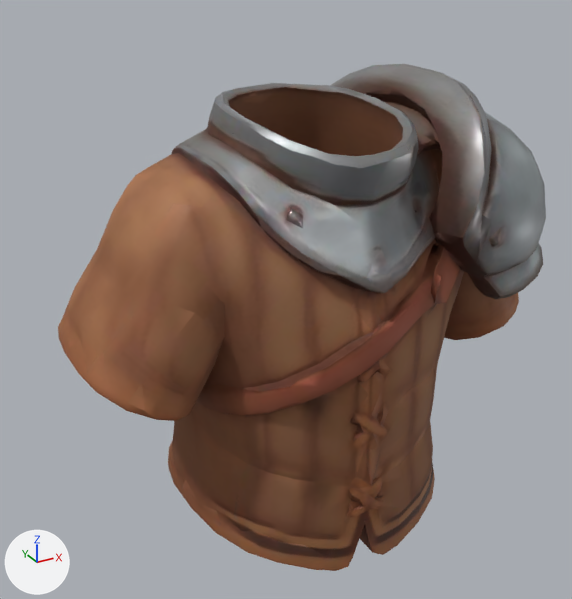
The glTF model assets/models/character/outfits/Female_Sword1_Body.gltf as it was, and as the next commit left it.
Rendered twice from a camera (50 mm lens) standing at (-0.431, -0.733, 1.639) and looking at (-0.018, 0.018, 1.264). Lighting does not change. The marker at lower left points along +X, +Y and +Z. The older version comes first. Vertices at exactly the same position are counted once.

The older version as bpy lines, for what is in view:
```python
mat_material_0 = bpy.data.materials.new('Material_0')
mat_material_0.use_nodes = True; mat_material_0.node_tree.nodes.clear()
_N = mat_material_0.node_tree.nodes; _L = mat_material_0.node_tree.links
n0 = _N.new('ShaderNodeBsdfPrincipled'); n0.name = 'Principled BSDF'
n1 = _N.new('ShaderNodeOutputMaterial'); n1.name = 'Material Output'
n2 = _N.new('ShaderNodeTexImage'); n2.name = 'Image Texture'
n2.image = img_female_sword1_body_diffuse
n3 = _N.new('ShaderNodeSeparateColor'); n3.name = 'Separate Color'
n4 = _N.new('ShaderNodeTexImage'); n4.name = 'Image Texture.001'
n4.image = img_female_sword1_body_orm
n5 = _N.new('ShaderNodeNormalMap'); n5.name = 'Normal Map'
n5.uv_map = 'UVMap'
n6 = _N.new('ShaderNodeTexImage'); n6.name = 'Image Texture.002'
n6.image = img_female_sword1_body_normal
_L.new(n0.outputs[0], n1.inputs[0])  # 'BSDF' to 'Surface'
_L.new(n2.outputs[0], n0.inputs[0])  # 'Color' to 'Base Color'
_L.new(n3.outputs[2], n0.inputs[1])  # 'Blue' to 'Metallic'
_L.new(n3.outputs[1], n0.inputs[2])  # 'Green' to 'Roughness'
_L.new(n4.outputs[0], n3.inputs[0])  # 'Color' to 'Color'
_L.new(n5.outputs[0], n0.inputs[5])  # 'Normal' to 'Normal'
_L.new(n6.outputs[0], n5.inputs[1])  # 'Color' to 'Color'
me_mesh_0 = bpy.data.meshes.new('Mesh_0')
me_mesh_0.from_pydata(...)  # 2823 vertices, 3500 faces; spans x -0.28..0.28, y -0.188..0.178, z 1.007..1.523
me_mesh_0.materials.append(mat_material_0)
ob_armorbody = bpy.data.objects.new('ArmorBody', me_mesh_0)
ob_armorbody.location = (0.0, 0.0, 0.0)
```
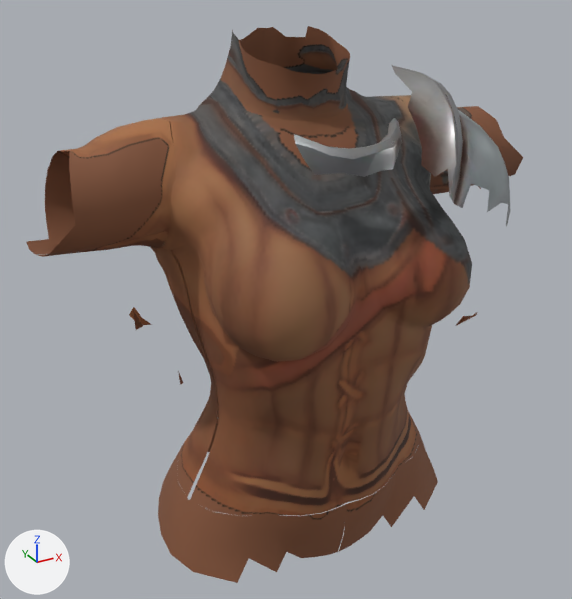
Location of each change, [x1, y1, x2, y2] in pixels of the pictures (572 x 599 px):
```json
{"object": "ArmorBody", "change": "recoloured, reshaped", "before": [58, 64, 546, 571], "after": [26, 26, 523, 583], "on screen": "10% taller"}
{"part": 1, "of": "me_mesh_0", "change": "rebuilt", "before": [58, 64, 546, 571], "after": [151, 90, 472, 516], "on screen": "34% narrower, 16% shorter"}
{"part": 2, "of": "me_mesh_0", "change": "deleted", "before": [286, 145, 494, 377], "on screen": "mostly hidden"}
{"part": 3, "of": "me_mesh_0", "change": "added", "after": [26, 26, 523, 583], "on screen": "brown"}
{"part": 4, "of": "me_mesh_0", "change": "added", "after": [456, 313, 477, 325]}
```

The change, as JSON lines over the scene's bpy script:
```json
{"op": "add", "block": "img_female_sword1_body_shell", "code": ["img_female_sword1_body_shell = load_image('Female_Sword1_Body_shell', 'Female_Sword1_Body_shell.png', 1024, 1024, 'sRGB')"]}
{"op": "add", "block": "mat_material_0", "code": "n7 = _N.new('ShaderNodeMix'); n7.name = 'Mix'"}
{"op": "add", "block": "mat_material_0", "code": "n7.data_type = 'RGBA'"}
{"op": "add", "block": "mat_material_0", "code": "n7.blend_type = 'MULTIPLY'"}
{"op": "add", "block": "mat_material_0", "code": "n7.inputs[0].default_value = 1.0  # 'Factor'"}
{"op": "add", "block": "mat_material_0", "code": "n8 = _N.new('ShaderNodeVertexColor'); n8.name = 'Color Attribute'"}
{"block": "mat_material_0", "where": "n2 = _N.new('ShaderNodeTexImage'); n2.name = 'Image Texture'"}
{"block": "mat_material_0", "where": "n0 = _N.new('ShaderNodeBsdfPrincipled'); n0.name = 'Principled BSDF'"}
{"op": "remove", "block": "mat_material_0", "code": "_L.new(n2.outputs[0], n0.inputs[0])  # 'Color' to 'Base Color'"}
{"op": "add", "block": "mat_material_0", "code": "_L.new(n7.outputs[2], n0.inputs[0])  # 'Result' to 'Base Color'"}
{"op": "add", "block": "mat_material_0", "code": "_L.new(n8.outputs[0], n7.inputs[7])  # 'Color' to 'B'"}
{"op": "add", "block": "mat_material_0", "code": "_L.new(n2.outputs[0], n7.inputs[6])  # 'Color' to 'A'"}
{"op": "add", "block": "mat_female_sword1_body_shell", "code": ["mat_female_sword1_body_shell = bpy.data.materials.new('Female_Sword1_Body_shell')", "# uses the picture img_female_sword1_body_shell"]}
{"block": "me_mesh_0", "where": "# used by ob_armorbody; location = (0.0, 0.0, 0.0)"}
{"op": "remove", "block": "me_mesh_0", "code": "me_mesh_0.from_pydata(...)  # 2823 vertices, 3500 faces; spans x -0.28..0.28, y -0.188..0.178, z 1.007..1.523"}
{"op": "add", "block": "me_mesh_0", "code": "me_mesh_0.from_pydata(...)  # 1680 vertices, 2819 faces; spans x -0.292..0.32, y -0.155..0.173, z 0.948..1.562"}
{"block": "me_mesh_0", "change": "me_mesh_0 part 1: the loose piece of 2667 vertices spanning x -0.28..0.28, y -0.188..0.178, z 1.007..1.523 is rebuilt with 903 vertices and now spans x -0.166..0.166, y -0.152..0.143, z 1.041..1.496, in mat_female_sword1_body_shell"}
{"block": "me_mesh_0", "change": "me_mesh_0 part 2: 25 loose pieces with 156 vertices, spanning x -0.267..0.226, y -0.178..0.172, z 1.201..1.467, are deleted"}
{"block": "me_mesh_0", "change": "me_mesh_0 part 3: 772 vertices added at x -0.292..0.32, y -0.155..0.173, z 0.948..1.562"}
{"block": "me_mesh_0", "change": "me_mesh_0 part 4: 5 vertices added at x 0.164..0.188, y -0.086..-0.07, z 1.225..1.245"}
{"op": "add", "block": "me_mesh_0", "code": "me_mesh_0.materials.append(mat_female_sword1_body_shell)"}
```
